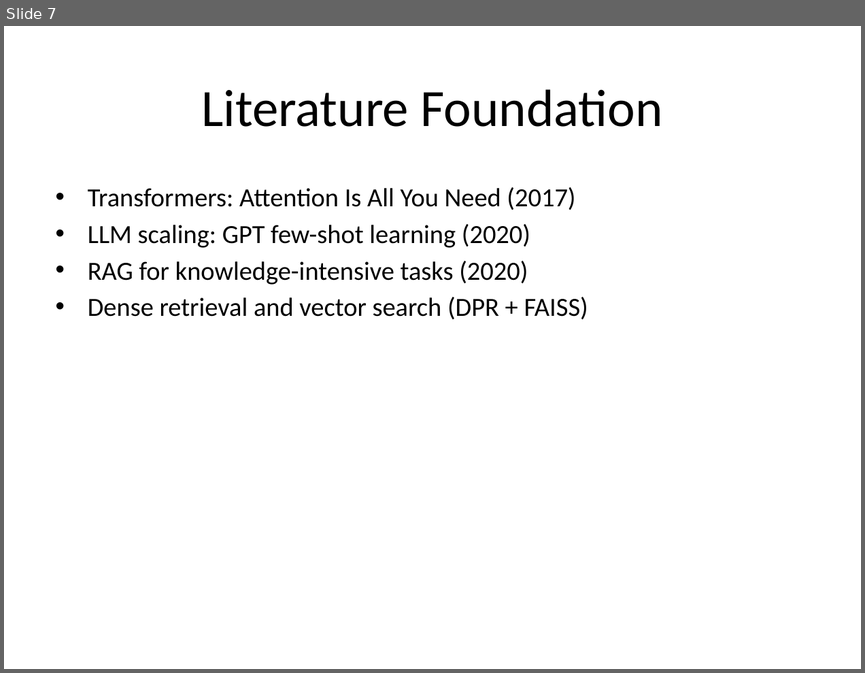
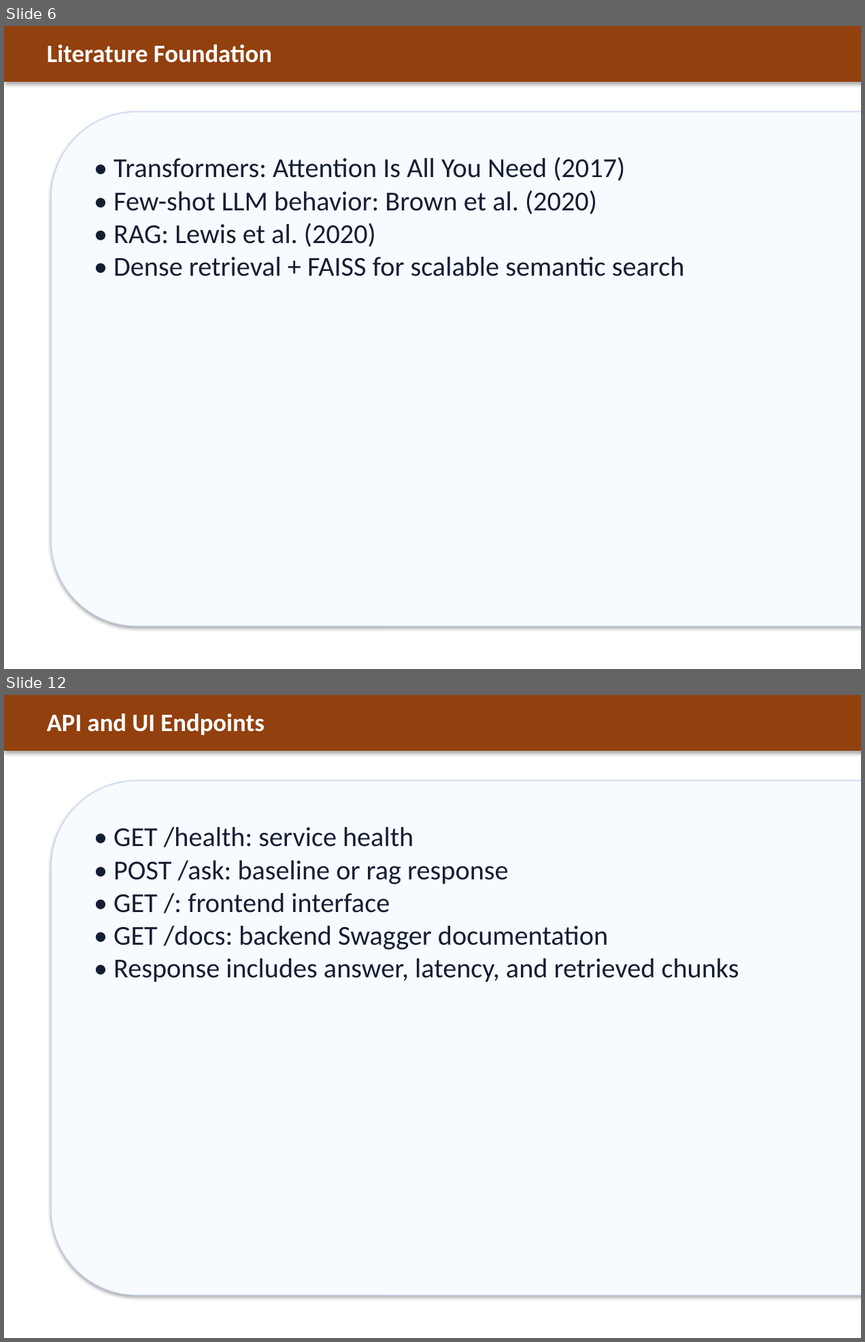
Before and after one commit to sundar0004/-Cloud-Based-RAG, a slide deck: docs/MSc_RAG_Project_Vels_University.pptx. Shown one above the other, each under a label of ours: slide 7 before the commit, slides 6 and 12 after it; the slides between them are not shown. The pictures are 865x673 and 865x1342 pixels, drawn with LibreOffice and Linux fonts; fonts in the diff are those of the drawing. Boxes give left, top, right and bottom in pixels: in the first picture for what was removed or moved away, otherwise in the second. Text is boxed around its words. In the diff, an @@ line names an element or a change of style, - is before the commit and + after.

```diff
--- a/docs/MSc_RAG_Project_Vels_University.pptx
+++ b/docs/MSc_RAG_Project_Vels_University.pptx
@@ slide 12 added at [4,695,861,1338], background #FFFFFF @@
@@ rectangle added at [4,695,861,751], fill #92400E @@
@@ text added at [47,713,264,735], 21 pt, text #FFFFFF, bold @@
+API and UI Endpoints
@@ rounded rectangle added at [51,781,861,1295], fill #F7FAFF, outline #C6D7F2 0.75 pt @@
@@ text added at [113,827,739,982], 23 pt, text #141E32 @@
+• GET /health: service health
+• POST /ask: baseline or rag response
+• GET /: frontend interface
+• GET /docs: backend Swagger documentation
+• Response includes answer, latency, and retrieved chunks
@@ what was slide 7 is now slide 6 @@
@@ slide 6 changed as well @@
@@ rectangle added at [4,26,861,82], fill #92400E @@
@@ text "Literature Foundation": place and size @@
-text "Literature Foundation" at [201,89,663,127]
+text "Literature Foundation" at [47,44,272,63]
@@ text "Literature Foundation" at [47,44,272,63]: size 44 to 21 pt, text colour #000000 to #FFFFFF, bold on; alignment centre to left; vertical alignment middle to top @@
@@ rounded rectangle added at [51,112,861,626], fill #F7FAFF, outline #C6D7F2 0.75 pt @@
@@ text at [113,157,685,276]: text changed; size 22 to 23 pt; text colour #000000 to #141E32 @@
-• Transformers: Attention Is All You Need (2017)
-• LLM scaling: GPT few-shot learning (2020)
-• RAG for knowledge-intensive tasks (2020)
-• Dense retrieval and vector search (DPR + FAISS)
+• Transformers: Attention Is All You Need (2017)
+• Few-shot LLM behavior: Brown et al. (2020)
+• RAG: Lewis et al. (2020)
+• Dense retrieval + FAISS for scalable semantic search
```
Also in this commit, not shown: 5 other slides changed, 13 other slides added, 13 slides removed, 1 other file.
